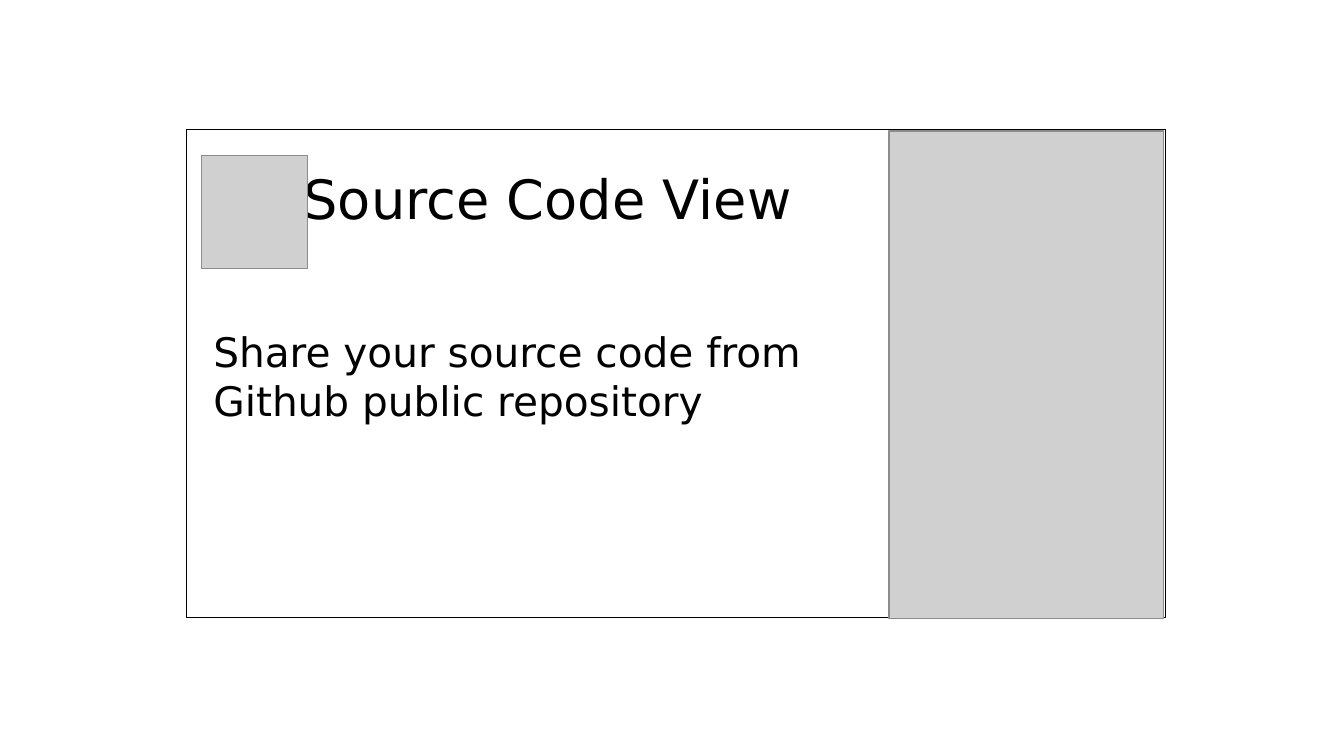
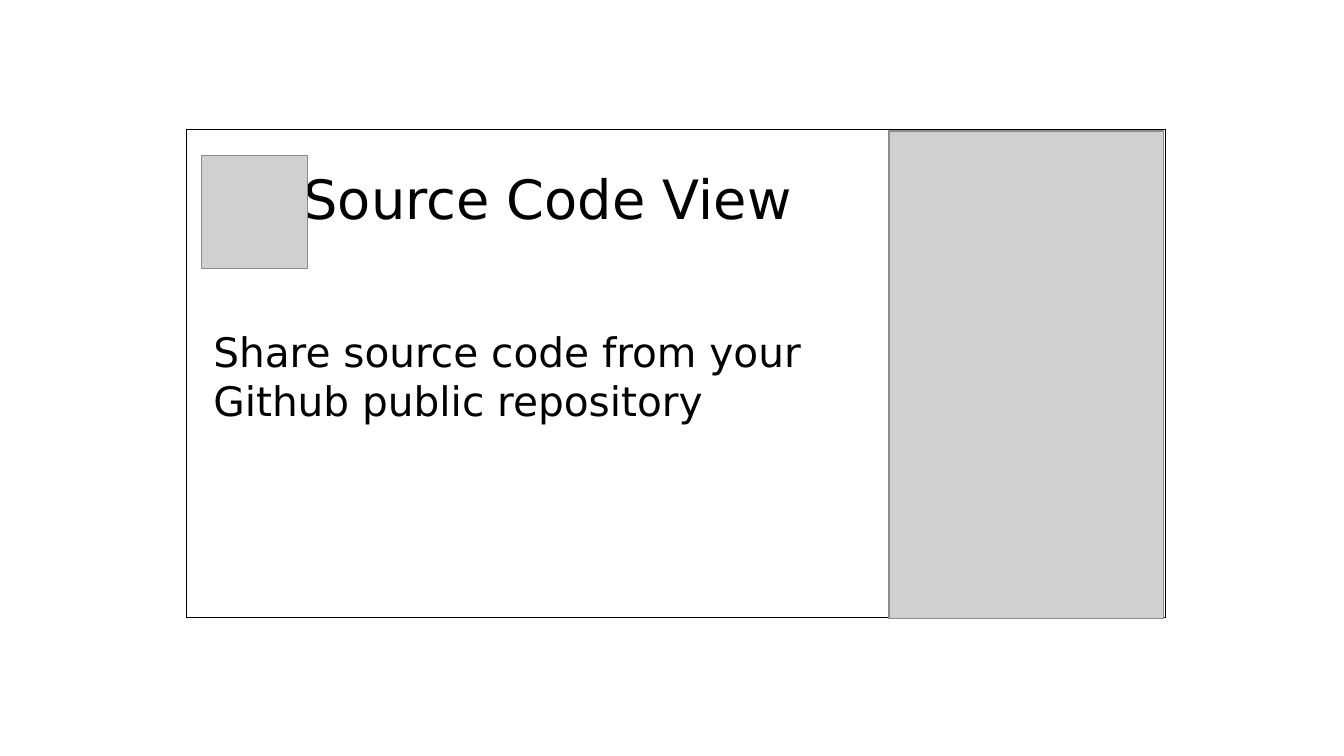
Before and after one commit to limcheekin/fluwix, a slide deck: slide 14 of doc/post-heading-design.odp. Drawn at 1344x756 pixels with LibreOffice and Linux fonts; fonts in the diff are those of the drawing; grey boxes stand for pictures. Boxes give left, top, right and bottom in pixels: in the first picture for what was removed or moved away, otherwise in the second. Text is boxed around its words. In the diff, an @@ line names an element or a change of style, - is before the commit and + after.

Commit message:
updated post heading design for source code view

```diff
--- a/doc/post-heading-design.odp
+++ b/doc/post-heading-design.odp
@@ text at (213, 336, 800, 425): text changed @@
-Share your source code from Github public repository
+Share source code from your Github public repository
```
